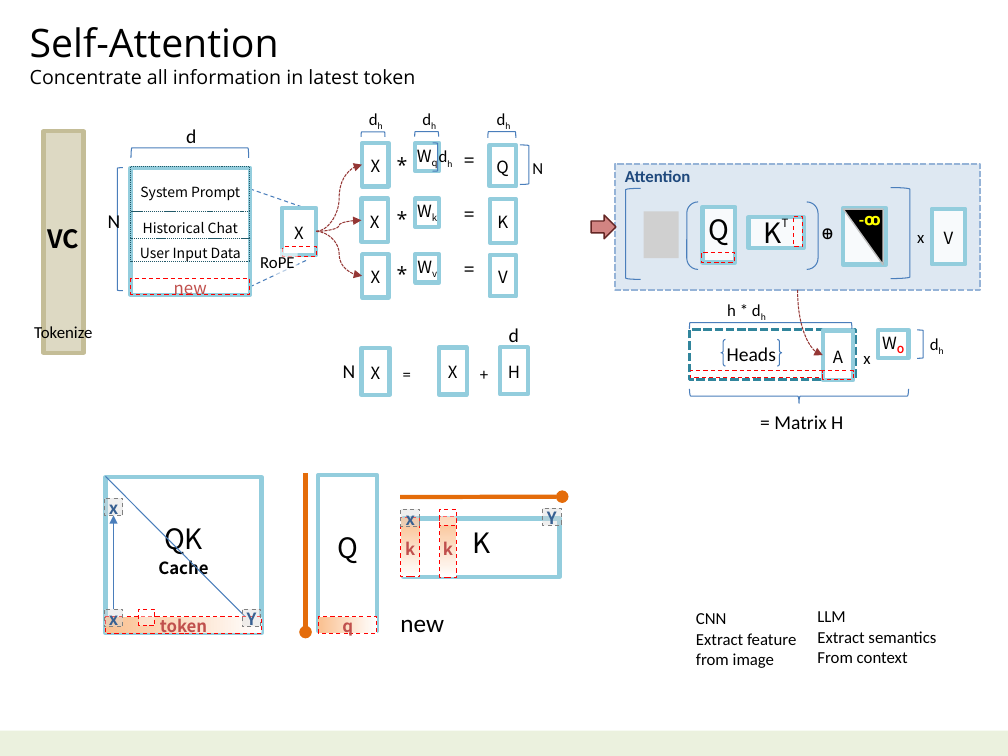
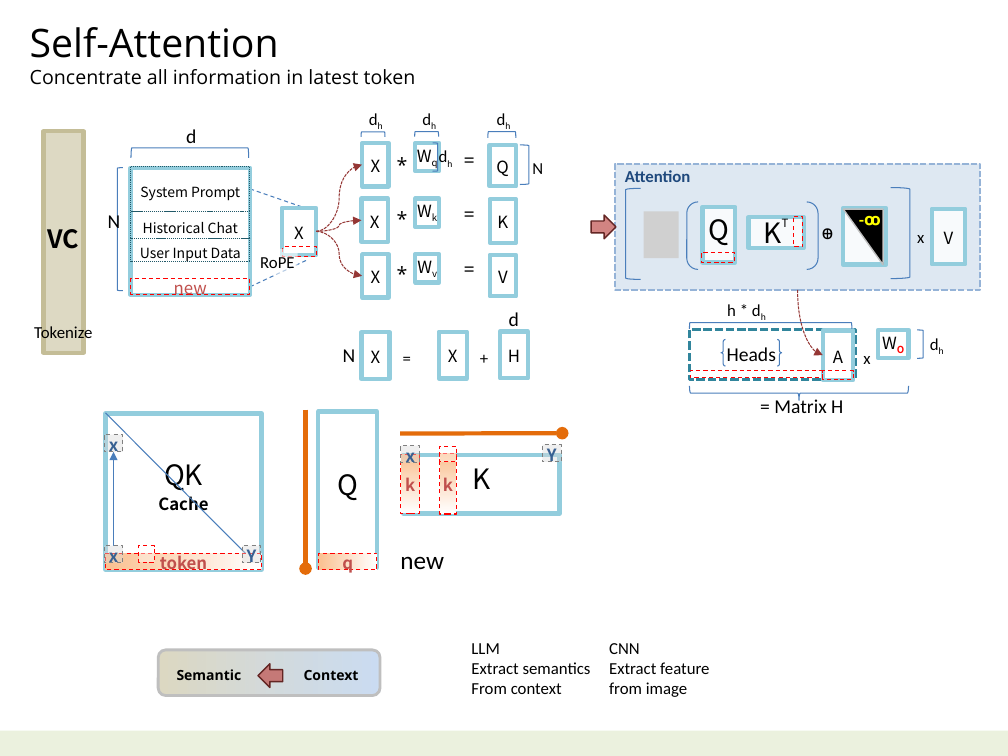
Before and after one commit to navibator/crazy-ai, a slide deck: slide 9 of ai.pptx. Drawn at 1008x756 pixels with LibreOffice and Linux fonts; fonts in the diff are those of the drawing; grey boxes stand for pictures. Boxes give left, top, right and bottom in pixels: in the first picture for what was removed or moved away, otherwise in the second. Text is boxed around its words. In the diff, an @@ line names an element or a change of style, - is before the commit and + after.

```diff
--- a/ai.pptx
+++ b/ai.pptx
@@ 4 texts, 3 rectangles: place and size @@
-4 texts, 3 rectangles at (343, 328, 528, 395)
+4 texts, 3 rectangles at (343, 312, 528, 380)
@@ 14 rectangles, 3 arrows, 1 text, 1 line: place and size @@
-14 rectangles, 3 arrows, 1 text, 1 line at (104, 473, 562, 633)
+14 rectangles, 3 arrows, 1 text, 1 line at (104, 409, 562, 570)
@@ text "= Matrix H": place and size @@
-text "= Matrix H" at (774, 415, 843, 429)
+text "= Matrix H" at (774, 397, 843, 413)
@@ rounded rectangle added at (158, 650, 380, 696), fill gradient #B0C6E1 to #FFFFFF to #DDD9C3 to #C6D9F1, outline #BFBFBF 2 pt @@
@@ text "LLM": place and size @@
-text "LLM" at (817, 611, 936, 663)
+text "LLM" at (471, 643, 591, 694)
@@ text "CNN": place and size @@
-text "CNN" at (696, 613, 796, 668)
+text "CNN" at (609, 643, 709, 697)
@@ text added at (177, 669, 242, 680), 10 pt, text #000000, bold @@
+Semantic
@@ down arrow added at (258, 664, 283, 688), fill #C0504D at 70% opacity, outline #632523 1 pt @@
@@ text added at (304, 670, 359, 680), 10 pt, text #000000, bold @@
+Context
```
Also in this commit, not shown: 5 other slides changed, 17 other files.
